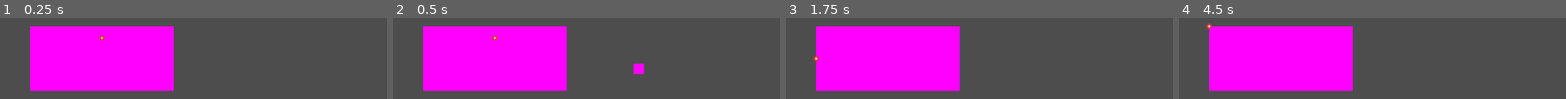
Above: before the commit, frames 1-4 (left to right).
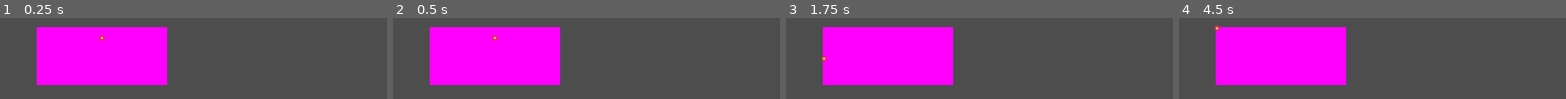
Above: after the commit, the same moments.

Repository: benfrankel/godot-wild-jam-63
Game: Godot game, scene res://scenes/combat/combat.tscn
Same seed, same stepped clock (60 frames per second), same inputs: the game is played once before the commit and once after it. This scene is started directly instead of the project's main scene.
Inputs (mouse positions are in pixels of both pictures, inside the frame that each line leads up to):
- Up to frame 1 (0.25 s): no input
- Up to frame 2 (0.5 s): no input
- Up to frame 3 (1.75 s): move the mouse to (outside the picture) at 0.52 s; hold Right (right) 0.53-1.28 s; hold E (interact) 0.53-1.28 s; tap Enter at 1.25 s; move the mouse to (outside the picture) at 1.27 s; hold Down (down) from 1.28 s (still down); tap E (interact) at 1.35 s
- Up to frame 4 (4.5 s): tap Space at 2, 3.5 s; move the mouse to (outside the picture) at 2.02 s; release Down (down) at 2.03 s; hold Right (right) 2.03-2.78 s; hold E (interact) 2.03-2.78 s; tap Enter at 2.75, 4.25 s; move the mouse to (outside the picture) at 2.77 s; hold Up (up) 2.78-3.53 s; tap E (interact) at 2.85, 4.35 s; move the mouse to (outside the picture) at 3.52 s; hold E (interact) 3.53-4.28 s; hold Left (left) from 3.53 s (still down); move the mouse to (outside the picture) at 4.27 s

The runs differ from the first frame. In frame 1, 5.8% of the frame differs, in the area x 7-45%, y 10-91%; in frame 2, 6.2%, in the area x 7-66%, y 10-91%; in frame 3, 5.9%; in frame 4, 6.0%.
Error after the commit: Invalid access to property or key 'enemy_name' on a base object of type 'Nil'. (res://scenes/combat/combat.gd:8)

Commit message:
Support custom fights per combat

Diff:
--- /dev/null
+++ b/scenes/combat/combat.gd
@@ -0,0 +1,8 @@
+extends Node2D
+
+
+var fight: Fight
+
+
+func _ready() -> void:
+	print("Fighting ", fight.enemy_name)
--- a/scenes/combat/combat.tscn
+++ b/scenes/combat/combat.tscn
@@ -1,23 +1,28 @@
-[gd_scene load_steps=4 format=3 uid="uid://ck2541i45duru"]
+[gd_scene load_steps=5 format=3 uid="uid://ck2541i45duru"]
 
 [ext_resource type="PackedScene" uid="uid://d2wt5n12rfam" path="res://scenes/combat/laser/laser.tscn" id="1_dvnqk"]
-[ext_resource type="PackedScene" uid="uid://iw88my1p5ejp" path="res://scenes/combat/projectile/projectile.tscn" id="2_8twao"]
+[ext_resource type="Script" path="res://scenes/combat/combat.gd" id="1_npvr5"]
 
 [sub_resource type="PlaceholderTexture2D" id="PlaceholderTexture2D_rr51i"]
-size = Vector2(220, 100)
+size = Vector2(200, 90)
+
+[sub_resource type="RectangleShape2D" id="RectangleShape2D_rlbjm"]
+size = Vector2(195, 85.5)
 
 [node name="Combat" type="Node2D"]
+script = ExtResource("1_npvr5")
 
-[node name="Arena" type="Sprite2D" parent="."]
-position = Vector2(0, 32)
+[node name="Arena" type="Area2D" parent="."]
+position = Vector2(0, 28)
+
+[node name="Background" type="Sprite2D" parent="Arena"]
 texture = SubResource("PlaceholderTexture2D_rr51i")
 
-[node name="Laser" parent="." instance=ExtResource("1_dvnqk")]
-position = Vector2(0, 64)
+[node name="Bounds" type="CollisionShape2D" parent="Arena"]
+shape = SubResource("RectangleShape2D_rlbjm")
 
 [node name="Projectiles" type="Node2D" parent="."]
 
-[node name="Projectile" parent="Projectiles" instance=ExtResource("2_8twao")]
-position = Vector2(-179, 48)
+[node name="Laser" parent="." instance=ExtResource("1_dvnqk")]
 
 [node name="Camera2D" type="Camera2D" parent="."]
--- /dev/null
+++ b/scenes/combat/fights/attack1.gd
@@ -0,0 +1,10 @@
+class_name Attack
+extends Node2D
+
+
+@export var projectile: PackedScene
+
+
+func _on_cooldown_timer_timeout() -> void:
+	var child := projectile.instantiate() as Projectile
+	add_child(child)
--- /dev/null
+++ b/scenes/combat/fights/fight.gd
@@ -0,0 +1,13 @@
+class_name Fight
+extends Node
+
+
+signal attack_launched(projectile: Projectile)
+signal player_won
+
+## The enemy's name.
+@export var enemy_name := ""
+
+
+func _on_duration_timer_timeout() -> void:
+	player_won.emit()
--- /dev/null
+++ b/scenes/combat/fights/fight1.tscn
@@ -0,0 +1,24 @@
+[gd_scene load_steps=4 format=3 uid="uid://bywrltlaa6glv"]
+
+[ext_resource type="Script" path="res://scenes/combat/fights/fight.gd" id="1_70pv3"]
+[ext_resource type="Script" path="res://scenes/combat/fights/attack1.gd" id="2_kyemu"]
+[ext_resource type="PackedScene" uid="uid://iw88my1p5ejp" path="res://scenes/combat/projectile/linear_projectile.tscn" id="3_di775"]
+
+[node name="Fight1" type="Node2D"]
+script = ExtResource("1_70pv3")
+enemy_name = "Kitty McCatface"
+
+[node name="DurationTimer" type="Timer" parent="."]
+wait_time = 60.0
+one_shot = true
+autostart = true
+
+[node name="Attack1" type="Node2D" parent="."]
+script = ExtResource("2_kyemu")
+projectile = ExtResource("3_di775")
+
+[node name="CooldownTimer" type="Timer" parent="Attack1"]
+autostart = true
+
+[connection signal="timeout" from="DurationTimer" to="." method="_on_duration_timer_timeout"]
+[connection signal="timeout" from="Attack1/CooldownTimer" to="Attack1" method="_on_cooldown_timer_timeout"]
--- a/scenes/combat/laser/laser.gd
+++ b/scenes/combat/laser/laser.gd
@@ -3,21 +3,31 @@
 
 
 var health := 10.0
-@export var bounds: Rect2
 
 
 func _ready() -> void:
 	Input.set_mouse_mode(Input.MOUSE_MODE_HIDDEN)
 	move_to_mouse()
 
+
 func _exit_tree() -> void:
 	Input.set_mouse_mode(Input.MOUSE_MODE_VISIBLE)
+
 
 func _process(_delta: float) -> void:
 	move_to_mouse()
 
+
+func get_global_bounds() -> Rect2:
+	var bounds: Rect2 = ($"../Arena/Bounds".shape as RectangleShape2D).get_rect()
+	bounds.position += $"../Arena".global_position
+	return bounds
+
+
 func move_to_mouse() -> void:
+	var bounds: Rect2 = get_global_bounds()
 	global_position = get_global_mouse_position().clamp(bounds.position, bounds.end)
+
 
 func take_damage(damage: float) -> void:
 	health -= damage
--- a/scenes/combat/laser/laser.tscn
+++ b/scenes/combat/laser/laser.tscn
@@ -8,7 +8,6 @@
 
 [node name="Laser" type="Area2D"]
 script = ExtResource("1_r8gpv")
-bounds = Rect2(-110, -18, 220, 100)
 
 [node name="Image" type="Sprite2D" parent="."]
 texture = ExtResource("2_jtxrx")
--- /dev/null
+++ b/scenes/combat/projectile/linear_projectile.gd
@@ -0,0 +1,7 @@
+extends Projectile
+
+
+func _physics_process(delta: float):
+	var direction := Vector2.from_angle(angle)
+	var velocity := speed * direction
+	position += delta * velocity
--- a/scenes/combat/projectile/projectile.tscn
+++ b/scenes/combat/projectile/linear_projectile.tscn
@@ -8,8 +8,8 @@
 [sub_resource type="RectangleShape2D" id="RectangleShape2D_1ri2h"]
 size = Vector2(16, 16)
 
-[node name="Projectile" type="Area2D"]
-script = ExtResource("1_n7p07")
+[node name="LinearProjectile" type="Area2D"]
+script = ExtResource("1_ebqy5")
 
 [node name="Image" type="Sprite2D" parent="."]
 texture = SubResource("PlaceholderTexture2D_e0qnb")
--- a/scenes/combat/projectile/projectile.gd
+++ b/scenes/combat/projectile/projectile.gd
@@ -7,15 +7,11 @@
 @export_range(0.0, TAU) var angle := 0.0
 
 
-func _process(delta: float):
-	var direction := Vector2.from_angle(angle)
-	var velocity := speed * direction
-	position += delta * velocity
-
 func _on_body_entered(body: Node2D):
 	if body is Laser:
 		hit_laser(body)
 
+
 func hit_laser(laser: Laser):
 	queue_free()
 	laser.take_damage(damage)
--- a/scenes/interaction_system/combat_component.gd
+++ b/scenes/interaction_system/combat_component.gd
@@ -1,5 +1,8 @@
 extends InteractionComponent
 
 
+@export_file("*.tscn") var fight_path := ""
+
+
 func _interact() -> void:
-	GameManager.enter_combat("")
+	GameManager.enter_combat(fight_path)
--- a/scenes/overworld/rooms/room1.tscn
+++ b/scenes/overworld/rooms/room1.tscn
@@ -25,13 +25,13 @@
 scale = Vector2(0.23, 0.23)
 texture = ExtResource("3_gdwwu")
 
-[node name="DialogComponent" type="Area2D" parent="NPC" index="0"]
+[node name="DialogInteraction" type="Area2D" parent="NPC" index="0"]
 collision_layer = 2
 collision_mask = 2
 script = ExtResource("6_5xur2")
 dialog = ExtResource("6_fw342")
 
-[node name="CollisionShape2D" type="CollisionShape2D" parent="NPC/DialogComponent" index="0"]
+[node name="CollisionShape2D" type="CollisionShape2D" parent="NPC/DialogInteraction" index="0"]
 shape = SubResource("RectangleShape2D_75wn5")
 
 [node name="NPC2" type="Sprite2D" parent="." index="4"]
@@ -39,10 +39,11 @@
 scale = Vector2(0.23, 0.23)
 texture = ExtResource("3_gdwwu")
 
-[node name="CombatComponent" type="Area2D" parent="NPC2" index="0"]
+[node name="CombatInteraction" type="Area2D" parent="NPC2" index="0"]
 collision_layer = 2
 collision_mask = 2
 script = ExtResource("6_hs42k")
+fight_path = "res://scenes/combat/fights/fight1.tscn"
 
-[node name="CollisionShape2D" type="CollisionShape2D" parent="NPC2/CombatComponent" index="0"]
+[node name="CollisionShape2D" type="CollisionShape2D" parent="NPC2/CombatInteraction" index="0"]
 shape = SubResource("RectangleShape2D_75wn5")
--- a/scenes/overworld/transport/door.gd
+++ b/scenes/overworld/transport/door.gd
@@ -1,5 +1,6 @@
+class_name Door
 extends Area2D
-class_name Door
+
 
 @export_file("*.tscn") var target_room := ""
 @export var target_door := -1
--- a/scripts/globals/game_manager.gd
+++ b/scripts/globals/game_manager.gd
@@ -1,15 +1,13 @@
 extends Node
-"""
-	Globally loaded script for managing all global game data, as well as a few singletons that wouldn't work well as singletons
+## Globally loaded script for managing all global game data.
 
-"""
 
 const PLAYER_GROUP := "player"
 const PLAYER_PATH := "%Player"
 const DOORS_PATH := "%Doors"
 const COMBAT_SCENE := preload("res://scenes/combat/combat.tscn") as PackedScene
 
-var viewport : ViewportManager
+var viewport: ViewportManager
 var scene_backup: Node
 
 
@@ -25,13 +23,18 @@
 
 	await viewport.swap_scene(room)
 
-func enter_combat(_enemy_path: String) -> void:
+
+func enter_combat(fight_path: String) -> void:
 	var combat := COMBAT_SCENE.instantiate()
-	# TODO: Load enemy scene and add it to the combat instance
+	var fight := (load(fight_path) as PackedScene).instantiate() as Fight
+	combat.find_child("Projectiles").add_child(fight)
+	combat.fight = fight
 	scene_backup = await viewport.swap_scene(combat)
+
 
 func exit_combat() -> void:
 	await viewport.swap_scene(scene_backup)
 
+
 func do_dialog(dialog : Dialog) -> void:
 	viewport.do_dialog(dialog)
Not shown: 1 places in scenes/combat/projectile/linear_projectile.tscn that only renumber resources
